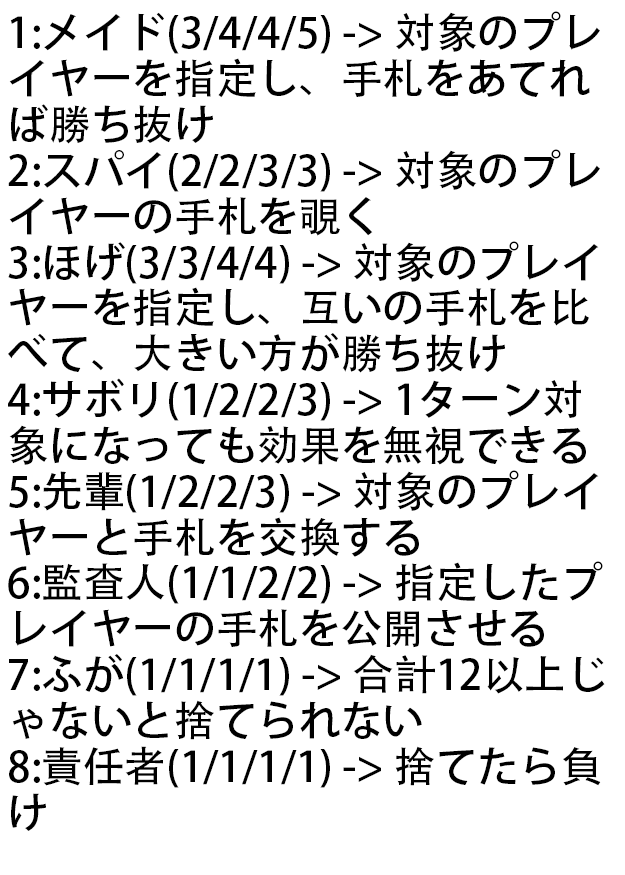
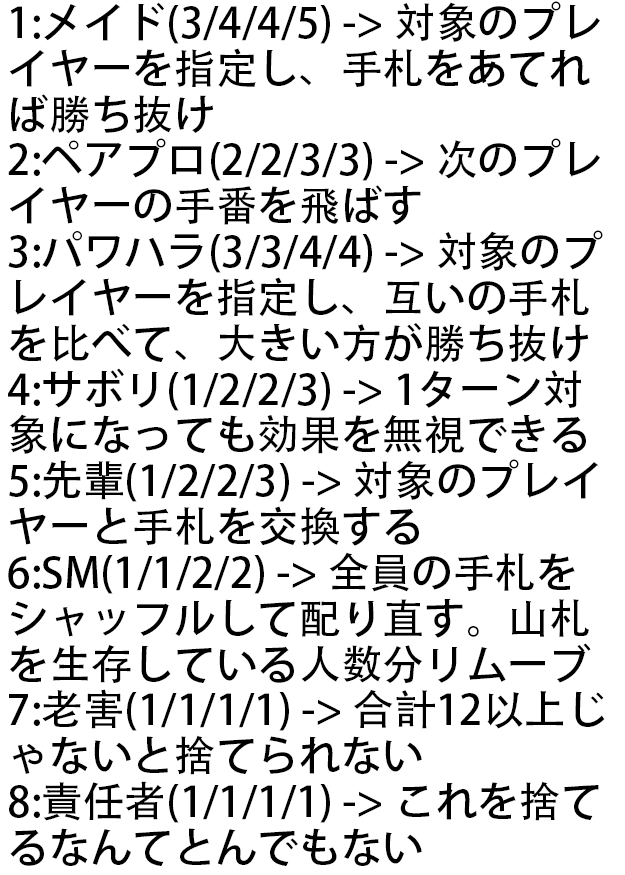
Comparing the layer stacks of the two 625 x 875 images. Changes:
renamed "1:メイド(3/4/4/5) -> 対象のプレイヤーを指定し、手札をあてれば勝ち抜け 2:スパイ(2/2/3/3) -> 対象" to "1:メイド(3/4/4/5) -> 対象のプレイヤーを指定し、手札をあてれば勝ち抜け 2:ペアプロ(2/2/3/3) -> 次", painted on it over box(8, 1, 605, 866)
